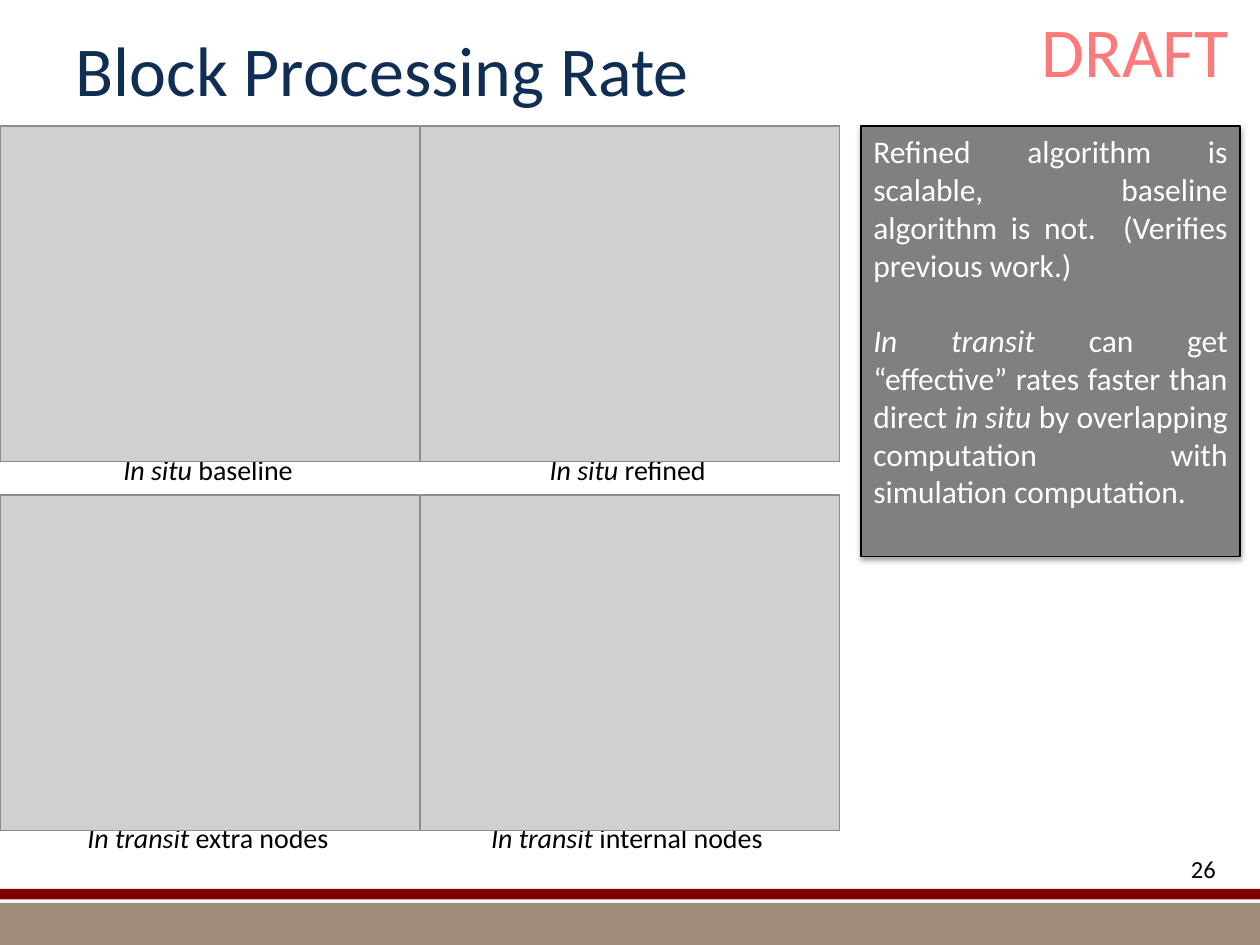
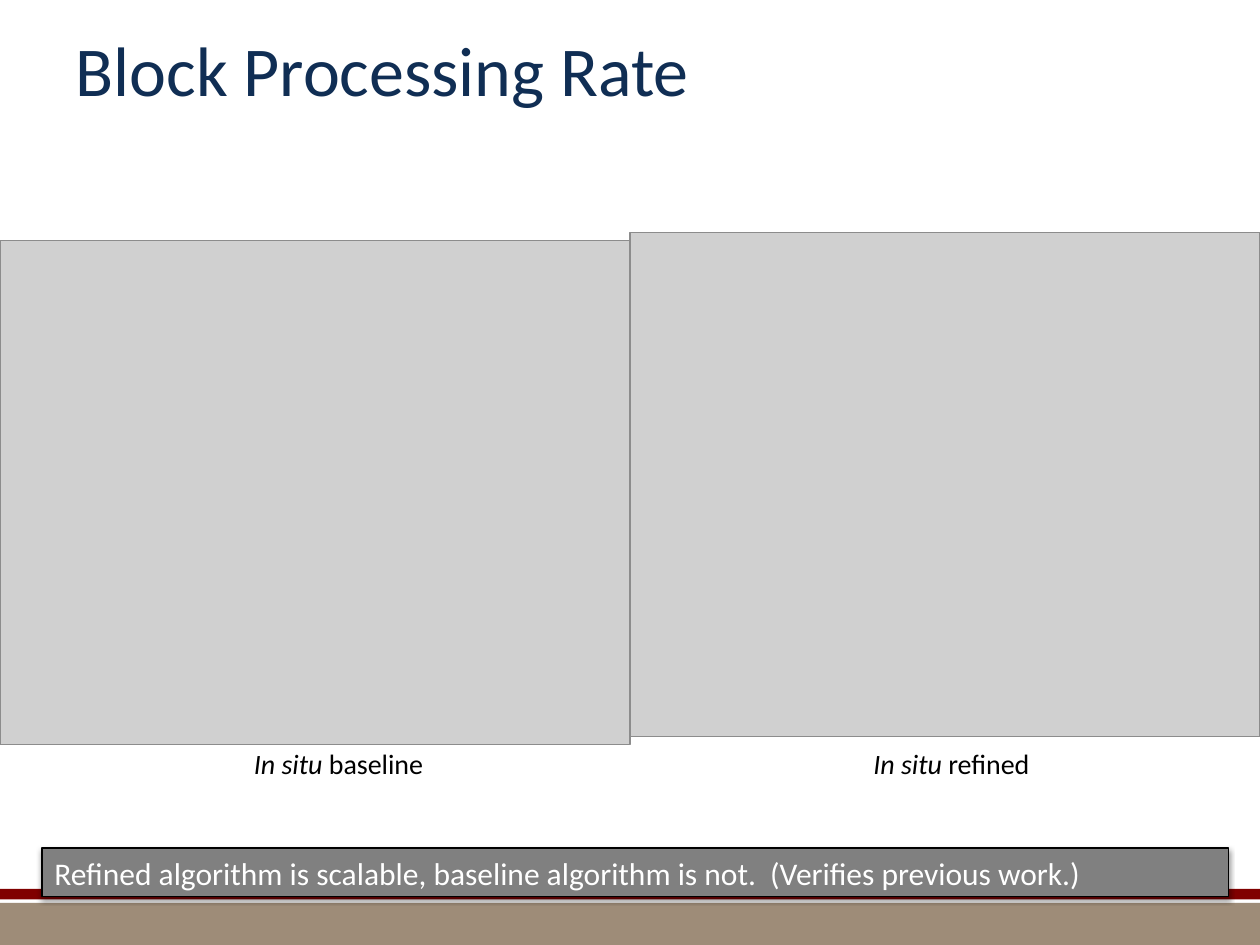
Before and after one commit to kmorel-papers/MilestoneFY13, a slide deck: slide 31 of Summary/SummarySlides.pptx (slide 26 before the commit). Drawn at 1260x945 pixels with LibreOffice and Linux fonts; fonts in the diff are those of the drawing; grey boxes stand for pictures; background and template pictures are left out. Boxes give left, top, right and bottom in pixels: in the first picture for what was removed or moved away, otherwise in the second. Text is boxed around its words. In the diff, an @@ line names an element or a change of style, - is before the commit and + after.

Commit message:
updated slides

```diff
--- a/Summary/SummarySlides.pptx
+++ b/Summary/SummarySlides.pptx
@@ text removed at <box>1041,32,1229,77</box> @@
-DRAFT
@@ picture: place and size @@
-picture at <box>420,126,839,461</box>
+picture at <box>630,233,1260,737</box>
@@ picture: place and size @@
-picture at <box>0,126,420,461</box>
+picture at <box>0,241,630,745</box>
@@ text in rectangle at <box>873,330,1228,508</box>: paragraph removed @@
-In transit can get “effective” rates faster than direct in situ by overlapping computation with simulation computation.
@@ picture removed at <box>0,495,420,830</box> @@
@@ picture removed at <box>420,495,839,830</box> @@
@@ text "In situ baseline": place and size @@
-text "In situ baseline" at <box>123,457,292,481</box>
+text "In situ baseline" at <box>254,754,423,775</box>
@@ text "In situ refined": place and size @@
-text "In situ refined" at <box>550,457,706,481</box>
+text "In situ refined" at <box>873,754,1029,775</box>
@@ text removed at <box>87,825,328,849</box> @@
-In transit extra nodes
@@ text removed at <box>491,825,763,849</box> @@
-In transit internal nodes
@@ rectangle "Refined algorithm is scalable, baseline ...": place and size @@
-rectangle "Refined algorithm is scalable, baseline ..." at <box>861,126,1240,557</box>
+rectangle "Refined algorithm is scalable, baseline ..." at <box>42,848,1228,897</box>
@@ page number at <box>1191,861,1216,879</box>: text changed @@
-26
+31
```
Also in this commit, not shown: 35 other slides changed, 6 slides added, 2 other files.
